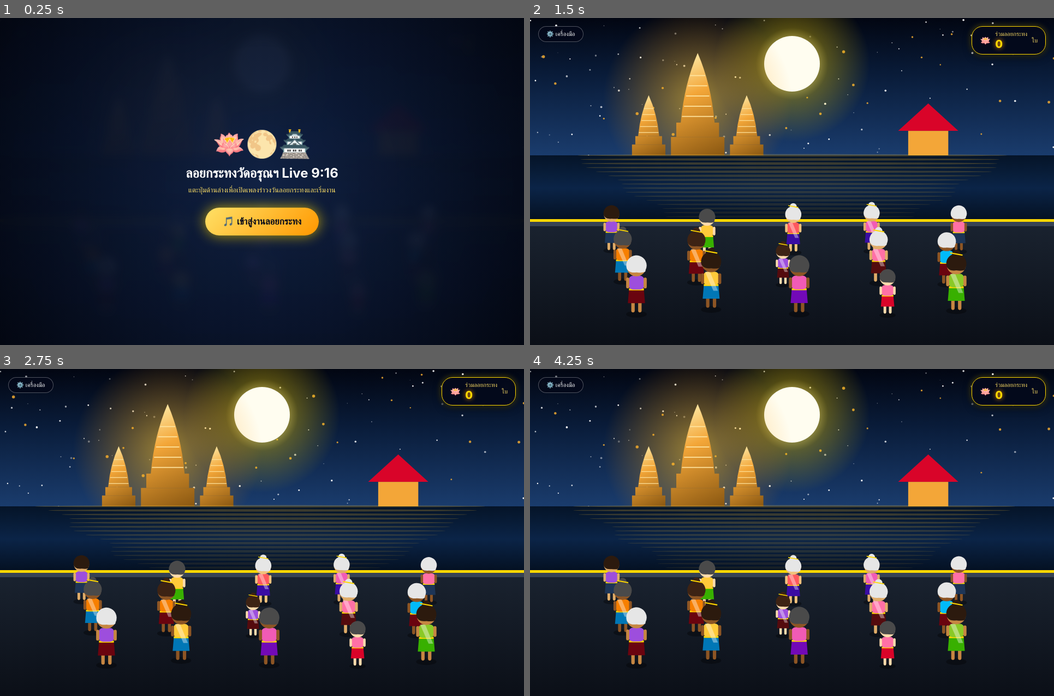
Above: before the commit, frames 1-4 (two rows, left to right).
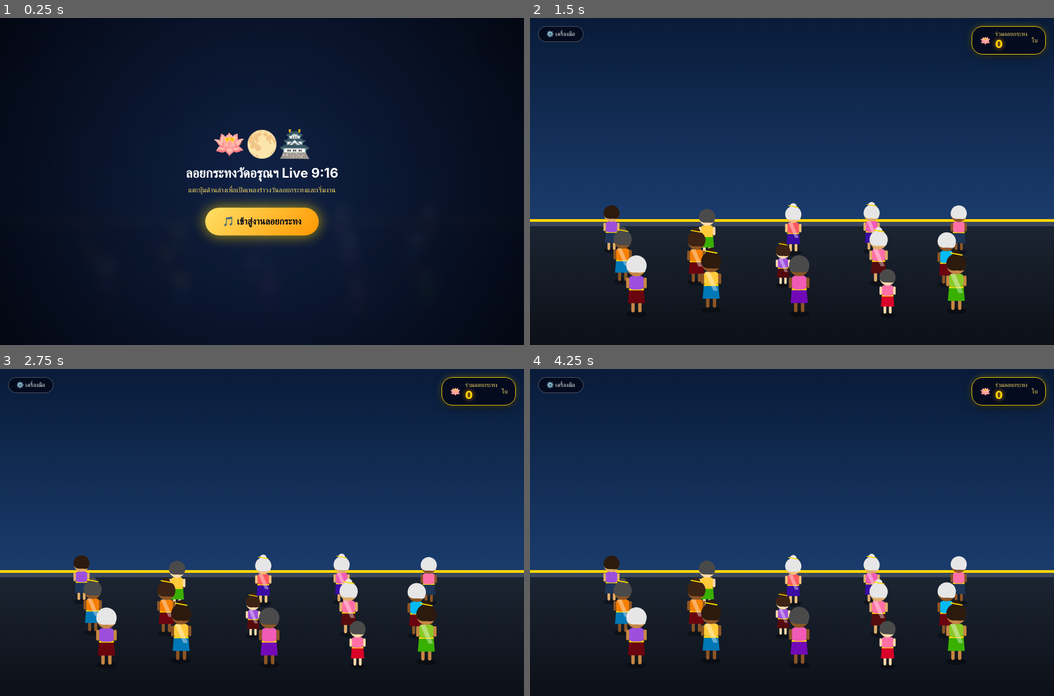
Above: after the commit, the same moments.

Repository: myloveinami-art/mygame
Game: browser game, page public/index.html
Same seed, same stepped clock (60 frames per second), same inputs: the game is played once before the commit and once after it.
Inputs:
- Up to frame 1 (0.25 s): no input
- Up to frame 2 (1.5 s): click "🎵 เข้าสู่งานลอยกระทง" at 1.27 s
- Up to frame 3 (2.75 s): no input
- Up to frame 4 (4.25 s): no input

The runs differ from the first frame. In frame 2, 41% of the frame differs, in the area x 0-100%, y 0-62%; in frame 3, 41%; in frame 4, 41%.

Commit message:
Add bg_wat_arun.jpg directly into public folder for Render deployment

Diff:
--- a/public/index.html
+++ b/public/index.html
@@ -186,166 +186,43 @@
             toggleBtn.addEventListener('click', () => testPanel.classList.toggle('show'));
 
             // ==========================================
-            // 1. ฉากหลังวัดอรุณฯ ยามค่ำคืนสไตล์ภาพอาร์ต (Vector Art HD 100%)
-            // ==========================================
-            const stars = Array.from({ length: 90 }, () => ({
-                x: Math.random(),
-                y: Math.random() * 0.45,
-                r: Math.random() * 1.5 + 0.5,
-                twinkle: Math.random() * Math.PI * 2
-            }));
-
-            const bgLanterns = Array.from({ length: 25 }, () => ({
-                x: Math.random(),
-                y: Math.random() * 0.35 + 0.05,
-                scale: Math.random() * 0.4 + 0.3,
-                speed: Math.random() * 0.0003 + 0.0002
-            }));
-
-            function drawWatArunNightArt(time) {
-                const horizonY = H * 0.42;
+            // 1. ดึงภาพแนบที่ 2 โดยตรง และวาดลงบน Canvas
+            // ==========================================
+            const bgImg = new Image();
+            bgImg.crossOrigin = "anonymous";
+            // ใช้ลิงก์ภาพรูปถ่ายแนบที่ 2 โดยตรง
+            bgImg.src = 'https://raw.githubusercontent.com/myloveinami-art/mygame/main/public/bg_wat_arun.jpg';
+
+            function drawBackground() {
                 const pierTopY = H * 0.62;
 
-                // ท้องฟ้าคืนวันเพ็ญไล่เฉดสีสวยงาม
-                const skyGrad = ctx.createLinearGradient(0, 0, 0, horizonY);
-                skyGrad.addColorStop(0, '#020612');
-                skyGrad.addColorStop(0.4, '#091b38');
-                skyGrad.addColorStop(1, '#1a3c6d');
-                ctx.fillStyle = skyGrad;
-                ctx.fillRect(0, 0, W, horizonY);
-
-                // ดวงดาวระยิบระยับ
-                stars.forEach(s => {
-                    const alpha = 0.3 + 0.7 * Math.abs(Math.sin(time * 0.002 + s.twinkle));
-                    ctx.fillStyle = `rgba(255, 255, 255, ${alpha})`;
-                    ctx.beginPath();
-                    ctx.arc(s.x * W, s.y * H, s.r, 0, Math.PI * 2);
-                    ctx.fill();
-                });
-
-                // โคมลอยไกลๆ บนท้องฟ้า
-                bgLanterns.forEach(l => {
-                    l.y -= l.speed;
-                    if (l.y < -0.05) l.y = 0.42;
-                    const lx = l.x * W;
-                    const ly = l.y * H;
-                    ctx.fillStyle = 'rgba(255, 180, 50, 0.8)';
-                    ctx.beginPath();
-                    ctx.arc(lx, ly, 4 * l.scale, 0, Math.PI * 2);
-                    ctx.fill();
-                });
-
-                // ดวงจันทร์โตๆ เรืองแสงนวล
-                const moonX = W * 0.5;
-                const moonY = H * 0.14;
-                const moonR = Math.min(W, H) * 0.085;
-                const moonGlow = ctx.createRadialGradient(moonX, moonY, moonR * 0.3, moonX, moonY, moonR * 2.8);
-                moonGlow.addColorStop(0, 'rgba(255, 248, 200, 0.95)');
-                moonGlow.addColorStop(0.4, 'rgba(255, 215, 0, 0.3)');
-                moonGlow.addColorStop(1, 'rgba(255, 215, 0, 0)');
-                ctx.fillStyle = moonGlow;
-                ctx.beginPath();
-                ctx.arc(moonX, moonY, moonR * 2.8, 0, Math.PI * 2);
-                ctx.fill();
-
-                ctx.fillStyle = '#fffdf0';
-                ctx.beginPath();
-                ctx.arc(moonX, moonY, moonR, 0, Math.PI * 2);
-                ctx.fill();
-
-                // องค์พระปรางค์วัดอรุณราชวรารามยามค่ำคืน (สีทองเรืองแสง)
-                const cx = W * 0.32;
-                const scaleH = Math.min(W * 0.6, H * 0.34);
-
-                // แสงสว่างทองหลังพระปรางค์
-                const aura = ctx.createRadialGradient(cx, horizonY - scaleH * 0.5, 10, cx, horizonY - scaleH * 0.5, scaleH * 0.85);
-                aura.addColorStop(0, 'rgba(255, 195, 40, 0.55)');
-                aura.addColorStop(1, 'rgba(255, 150, 0, 0)');
-                ctx.fillStyle = aura;
-                ctx.beginPath();
-                ctx.arc(cx, horizonY - scaleH * 0.5, scaleH * 0.85, 0, Math.PI * 2);
-                ctx.fill();
-
-                function drawPrang(px, py, pw, ph, isMain) {
-                    const goldGrad = ctx.createLinearGradient(px - pw/2, py - ph, px + pw/2, py);
-                    goldGrad.addColorStop(0, '#fff4b8');
-                    goldGrad.addColorStop(0.4, '#f3a638');
-                    goldGrad.addColorStop(1, '#8c5912');
-                    ctx.fillStyle = goldGrad;
-
-                    ctx.fillRect(px - pw * 0.6, py - ph * 0.18, pw * 1.2, ph * 0.18);
-                    ctx.fillRect(px - pw * 0.48, py - ph * 0.32, pw * 0.96, ph * 0.14);
-
-                    ctx.beginPath();
-                    ctx.moveTo(px - pw * 0.38, py - ph * 0.32);
-                    ctx.quadraticCurveTo(px - pw * 0.3, py - ph * 0.7, px, py - ph);
-                    ctx.quadraticCurveTo(px + pw * 0.3, py - ph * 0.7, px + pw * 0.38, py - ph * 0.32);
-                    ctx.closePath();
-                    ctx.fill();
-
-                    ctx.strokeStyle = '#ffe49e';
-                    ctx.lineWidth = isMain ? 1.8 : 1.2;
-                    for (let t = 0.38; t <= 0.85; t += 0.1) {
-                        const tw = pw * (0.38 * (1 - (t - 0.32) * 1.2));
-                        ctx.beginPath();
-                        ctx.moveTo(px - tw, py - ph * t);
-                        ctx.lineTo(px + tw, py - ph * t);
-                        ctx.stroke();
-                    }
-                }
-
-                drawPrang(cx - scaleH * 0.44, horizonY, scaleH * 0.25, scaleH * 0.54, false);
-                drawPrang(cx + scaleH * 0.44, horizonY, scaleH * 0.25, scaleH * 0.54, false);
-                drawPrang(cx, horizonY, scaleH * 0.4, scaleH * 0.92, true);
-
-                // ศาลาทรงไทยเรืองแสงด้านขวา
-                const pavilionX = W * 0.76;
-                const pavilionW = scaleH * 0.45;
-                const pavilionH = scaleH * 0.55;
-                ctx.fillStyle = '#f3a638';
-                ctx.fillRect(pavilionX - pavilionW * 0.4, horizonY - pavilionH * 0.4, pavilionW * 0.8, pavilionH * 0.4);
-                // หลังคาทรงไทย 3 ชั้น
-                ctx.fillStyle = '#d90429';
-                ctx.beginPath();
-                ctx.moveTo(pavilionX - pavilionW * 0.6, horizonY - pavilionH * 0.4);
-                ctx.lineTo(pavilionX, horizonY - pavilionH * 0.85);
-                ctx.lineTo(pavilionX + pavilionW * 0.6, horizonY - pavilionH * 0.4);
-                ctx.closePath();
-                ctx.fill();
-
-                // แม่น้ำเจ้าพระยา (ระหว่าง horizonY ถึง pierTopY)
-                const riverGrad = ctx.createLinearGradient(0, horizonY, 0, pierTopY);
-                riverGrad.addColorStop(0, '#051428');
-                riverGrad.addColorStop(0.5, '#0b2447');
-                riverGrad.addColorStop(1, '#041021');
-                ctx.fillStyle = riverGrad;
-                ctx.fillRect(0, horizonY, W, pierTopY - horizonY);
-
-                // เงาสะท้อนแสงไฟบนผิวน้ำ
-                for (let i = 0; i < 16; i++) {
-                    const wy = horizonY + ((pierTopY - horizonY) * (i / 16));
-                    const ww = (W * 0.42) * (1 - i * 0.03) + Math.sin(time * 0.003 + i) * 10;
-                    ctx.fillStyle = `rgba(255, 195, 50, ${0.22 - i * 0.01})`;
-                    ctx.beginPath();
-                    ctx.ellipse(W * 0.5 + Math.sin(time * 0.002 + i) * 5, wy, ww, 2.2, 0, 0, Math.PI * 2);
-                    ctx.fill();
-                }
-
-                // ท่าน้ำลานทางเดิน (ครึ่งล่าง)
+                if (bgImg.complete && bgImg.naturalWidth > 0) {
+                    ctx.drawImage(bgImg, 0, 0, W, pierTopY);
+                } else {
+                    // หากยังโหลดภาพไม่เสร็จ ให้แสดงสีพื้นหลังสำรอง
+                    const skyGrad = ctx.createLinearGradient(0, 0, 0, pierTopY);
+                    skyGrad.addColorStop(0, '#091b38');
+                    skyGrad.addColorStop(1, '#1a3c6d');
+                    ctx.fillStyle = skyGrad;
+                    ctx.fillRect(0, 0, W, pierTopY);
+                }
+
+                // ท่าน้ำและลานทางเดิน (ครึ่งล่าง)
                 const pierGrad = ctx.createLinearGradient(0, pierTopY, 0, H);
-                pierGrad.addColorStop(0, '#1a2330');
-                pierGrad.addColorStop(1, '#0b0f17');
+                pierGrad.addColorStop(0, '#1c2533');
+                pierGrad.addColorStop(1, '#0c1017');
                 ctx.fillStyle = pierGrad;
                 ctx.fillRect(0, pierTopY, W, H - pierTopY);
 
+                // ขอบท่าน้ำประดับราวทอง
                 ctx.fillStyle = '#ffd700';
                 ctx.fillRect(0, pierTopY - 3, W, 5);
-                ctx.fillStyle = '#374354';
+                ctx.fillStyle = '#3a475c';
                 ctx.fillRect(0, pierTopY + 2, W, 8);
             }
 
             // ==========================================
-            // 2. สุ่มคละตัวละคร 100+ รูปแบบ
+            // 2. สุ่มคละตัวละคร 100+ รูปแบบ (ตามที่ชอบเดิม)
             // ==========================================
             const tops = ['#ff595e', '#ffca3a', '#ff70a6', '#4cc9f0', '#8ac926', '#f77f00', '#9d4edd', '#00bbf9', '#f15bb5', '#fee440'];
             const bottoms = ['#6a040f', '#3a0ca3', '#8338ec', '#1d3557', '#2b2d42', '#540b0e', '#38b000', '#0077b6', '#7209b7', '#d90429'];
@@ -774,8 +651,8 @@
                 requestAnimationFrame(loop);
                 ctx.clearRect(0, 0, W, H);
 
-                // วาดรูปฉากหลังวัดอรุณฯ ยามค่ำคืน ( Vector Art )
-                drawWatArunNightArt(time);
+                // วาดรูปฉากหลังรูปถ่ายวันลอยกระทงรูปที่ 2
+                drawBackground();
 
                 // กระทงลอย (ช้าลง 20%)
                 for (let i = floatingKrathongs.length - 1; i >= 0; i--) {
Renamed: public/bg.jpg -> public/bg_wat_arun.jpg
